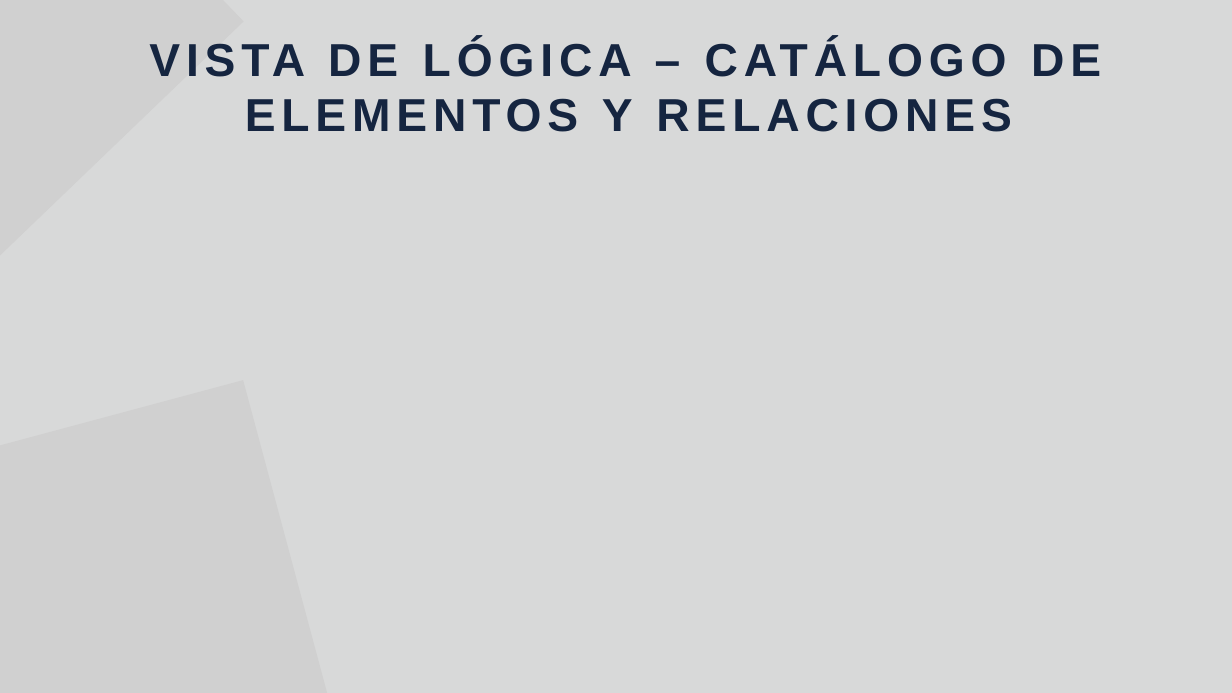
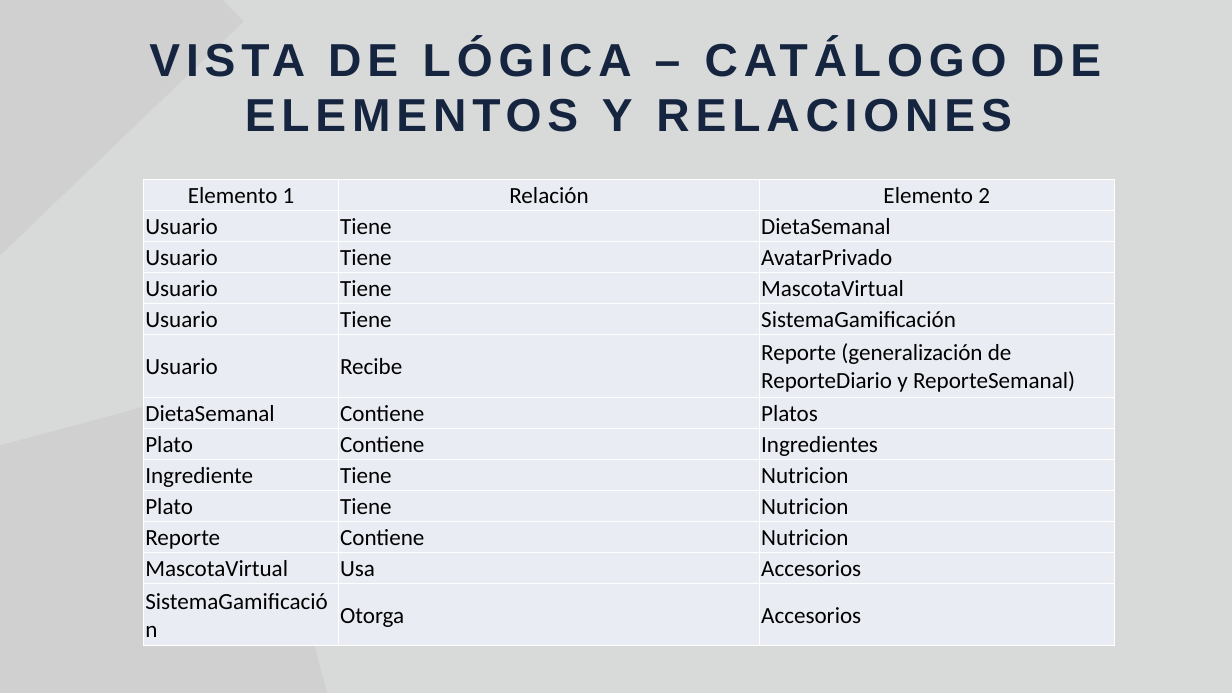
Before and after one commit to Jucer74/SoftwareArchitecture, a slide deck: slide 4 of Project/Views/NutrIA.views.pptx. Drawn at 1232x693 pixels with LibreOffice and Linux fonts; fonts in the diff are those of the drawing; grey boxes stand for pictures. Boxes give left, top, right and bottom in pixels: in the first picture for what was removed or moved away, otherwise in the second. Text is boxed around its words. In the diff, an @@ line names an element or a change of style, - is before the commit and + after.

```diff
--- a/Project/Views/NutrIA.views.pptx
+++ b/Project/Views/NutrIA.views.pptx
@@ table added at [144, 179, 1114, 646], 13 rows, 3 columns @@
+Elemento 1 | Relación | Elemento 2
+Usuario | Tiene | DietaSemanal
+Usuario | Tiene | AvatarPrivado
+Usuario | Tiene | MascotaVirtual
+Usuario | Tiene | SistemaGamificación
+Usuario | Recibe | Reporte (generalización de ReporteDiario y ReporteSemanal)
+DietaSemanal | Contiene | Platos
+Plato | Contiene | Ingredientes
+Ingrediente | Tiene | Nutricion
+Plato | Tiene | Nutricion
+Reporte | Contiene | Nutricion
+MascotaVirtual | Usa | Accesorios
+SistemaGamificación | Otorga | Accesorios
```
Also in this commit, not shown: 1 other slide changed, 4 slides added, 2 slides removed.
